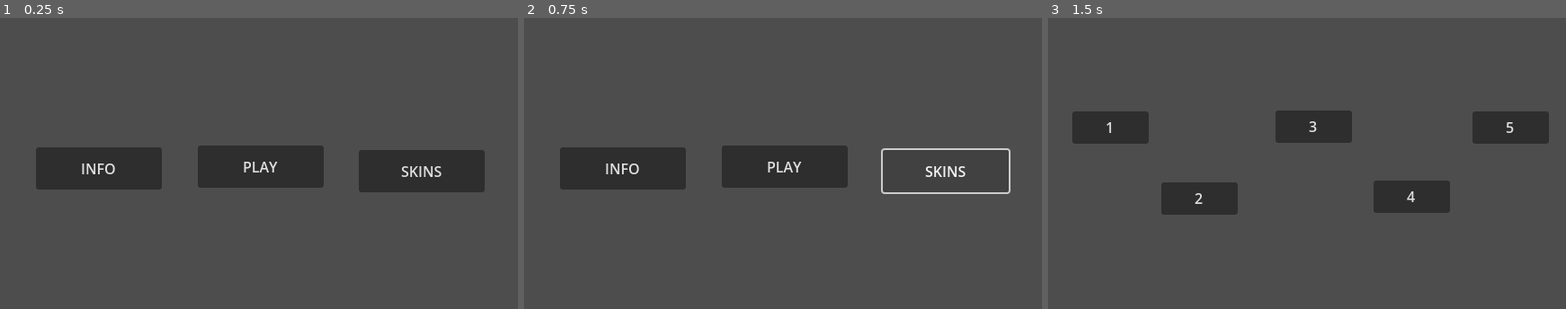
Above: before the commit, frames 1-3 (left to right).
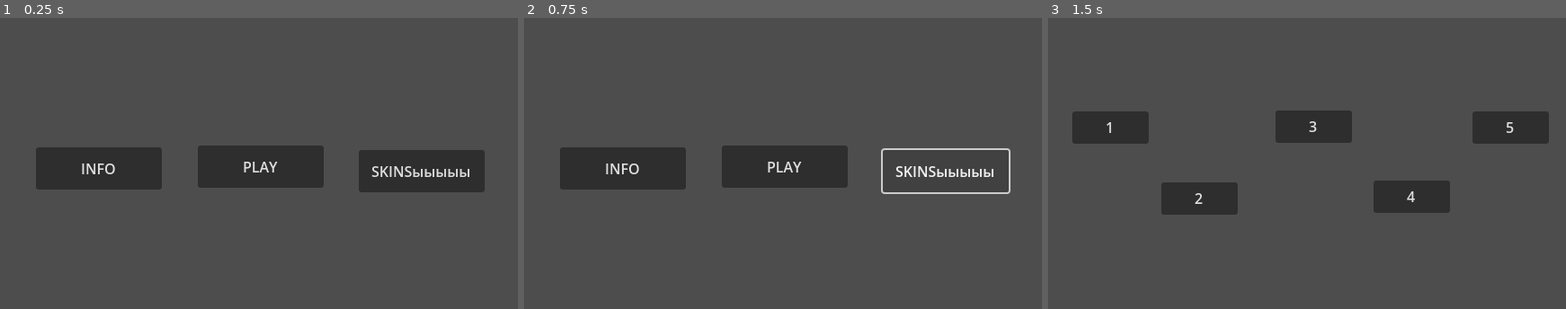
Above: after the commit, the same moments.

Repository: CIStudio/Economy_Race
Game: Godot game, scene res://Scenes/menu/menu.tscn
Same seed, same stepped clock (60 frames per second), same inputs: the game is played once before the commit and once after it.
Inputs:
- Up to frame 1 (0.25 s): no input
- Up to frame 2 (0.75 s): click "SKINS" (after the commit: "SKINSыыыыы") at 0.5 s
- Up to frame 3 (1.5 s): click "PLAY" at 1.25 s

The runs differ from the first frame. In frame 1, 0.4% of the frame differs, in the area x 71-91%, y 50-55%; in frame 2, 0.4%; in frame 3, nothing differs.

Commit message:
Pleas work

Diff:
--- a/economy_race/Scenes/menu/menu.tscn
+++ b/economy_race/Scenes/menu/menu.tscn
@@ -10,7 +10,7 @@
 offset_top = 147.0
 offset_right = 539.0
 offset_bottom = 194.0
-text = "SKINS"
+text = "SKINSыыыыы"
 
 [node name="menu" type="Button" parent="."]
 offset_left = 220.0
